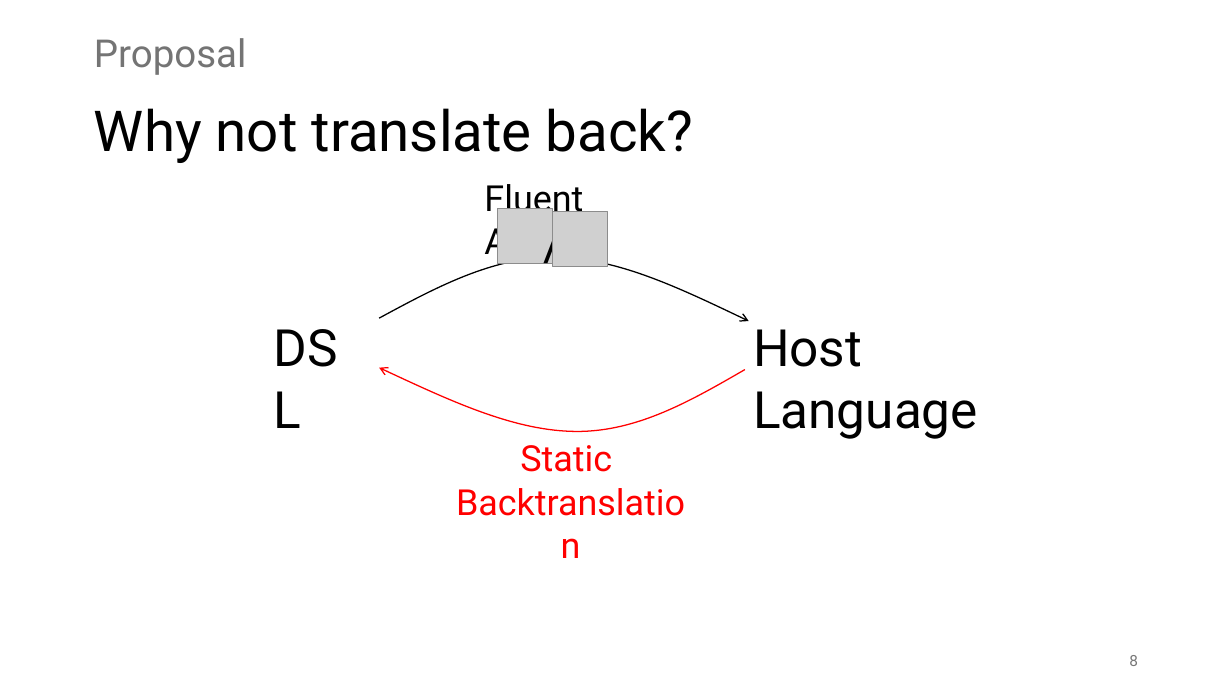
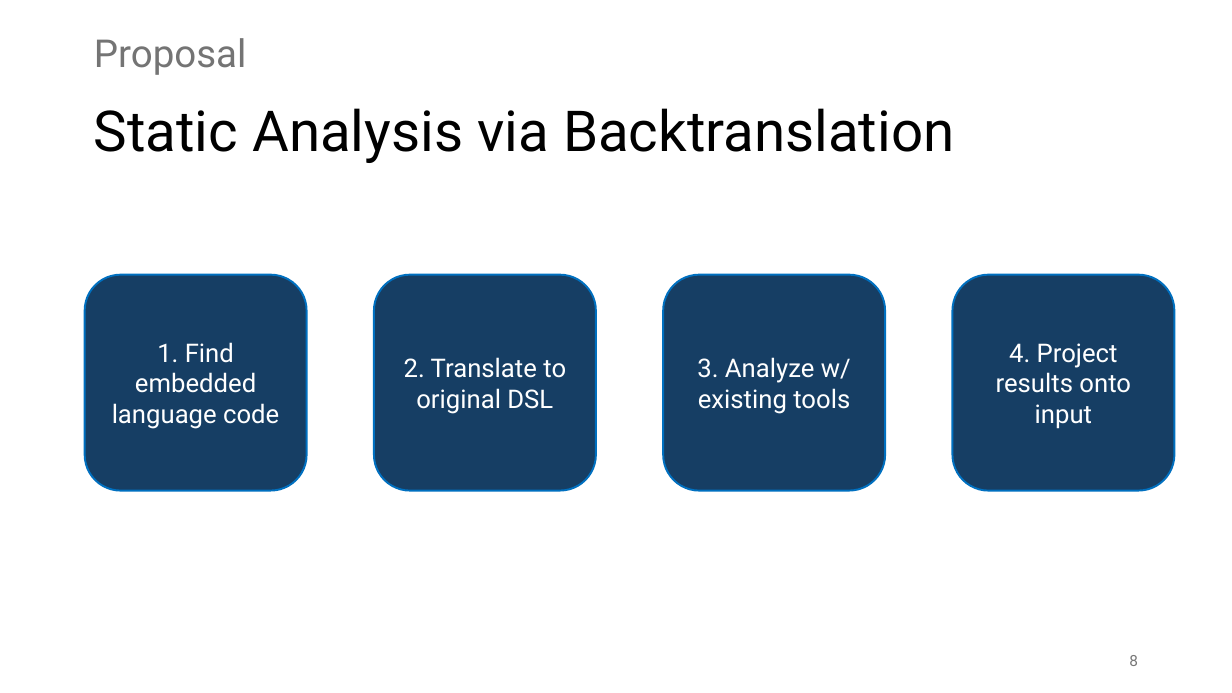
Before and after one commit to prg-titech/safe-fluent-dsls, a slide deck: slide 8 of concept/SeminarPresentation26Q2.pptx. Drawn at 1232x693 pixels with LibreOffice and Linux fonts; fonts in the diff are those of the drawing; grey boxes stand for pictures. Boxes give left, top, right and bottom in pixels: in the first picture for what was removed or moved away, otherwise in the second. Text is boxed around its words. In the diff, an @@ line names an element or a change of style, - is before the commit and + after.

Commit message:
update presentation

```diff
--- a/concept/SeminarPresentation26Q2.pptx
+++ b/concept/SeminarPresentation26Q2.pptx
@@ title at bbox=[94, 108, 954, 163]: text changed @@
-Why not translate back?
+Static Analysis via Backtranslation
@@ text removed at bbox=[484, 184, 583, 263] @@
-Fluent API
@@ picture removed at bbox=[497, 208, 553, 263] @@
@@ text removed at bbox=[534, 204, 570, 275] @@
-/
@@ picture removed at bbox=[553, 212, 608, 267] @@
@@ freeform shape removed at bbox=[379, 257, 749, 321] @@
@@ rounded rectangle added at bbox=[85, 274, 307, 491], fill #163E64, outline #0070C0 1.5 pt, 20 pt, text #FFFFFF @@
+1. Find embedded language code
@@ rounded rectangle added at bbox=[374, 274, 596, 491], fill #163E64, outline #0070C0 1.5 pt, 20 pt, text #FFFFFF @@
+2. Translate to original DSL
@@ rounded rectangle added at bbox=[664, 274, 885, 491], fill #163E64, outline #0070C0 1.5 pt, 20 pt, text #FFFFFF @@
+3. Analyze w/ existing tools
@@ rounded rectangle added at bbox=[953, 274, 1175, 491], fill #163E64, outline #0070C0 1.5 pt, 20 pt, text #FFFFFF @@
+4. Project results onto input
@@ text removed at bbox=[265, 311, 375, 382] @@
-DSL
@@ text removed at bbox=[753, 329, 978, 439] @@
-Host Language
@@ freeform shape removed at bbox=[379, 368, 745, 432] @@
@@ text removed at bbox=[520, 445, 612, 472] @@
-Static
-Backtranslation
```
Also in this commit, not shown: 6 other slides changed, 14 slides added, 2 slides removed, 1 other file.
